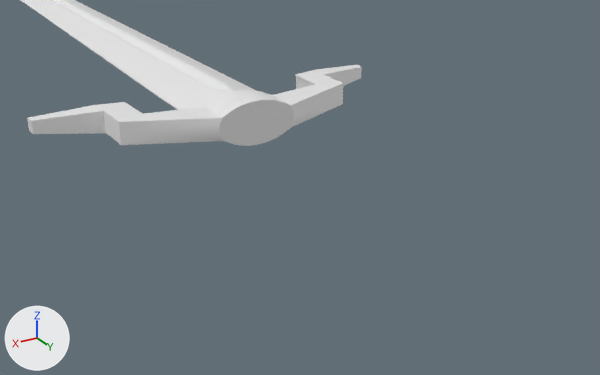
Before and after pictures for a commit that changed the Blender file Sword.blend.
Rendered twice from a 50 mm camera at (18.4, 80.5, 13.3) aimed at (1.6, 52.6, -0.6). Arrows for +X, +Y and +Z are at lower left; the lights stay in place.
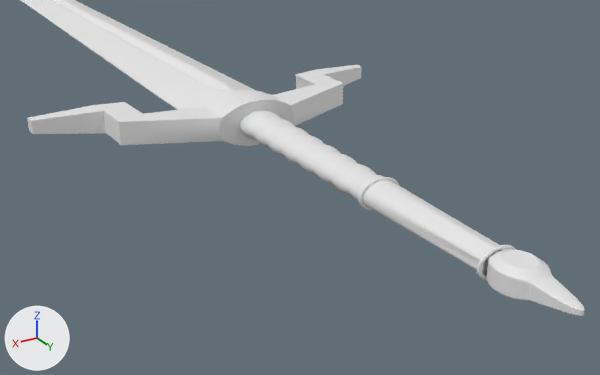
Where the change shows, as pixel boxes [x1, y1, x2, y2] in the pictures (600 x 375 px):
'Cylinder.002', added: after [363, 180, 508, 275]
'Cylinder.001', added: after [240, 110, 383, 202]
'Cylinder.003', added: after [487, 249, 585, 316]
'Torus.001', added: after [476, 245, 515, 280]
'Torus', added: after [358, 177, 399, 211]

Diff of the bpy script that builds the scene:
```diff
--- a/Sword.blend.py
+++ b/Sword.blend.py
@@ me_cylinder_003 @@
+me_cylinder_003.from_pydata(...)  # 123 vertices, 120 faces; spans x -1.0..1.0, y -1.0..2.58, z 0.0..1.65
+me_cylinder_003.polygons.foreach_set('use_smooth', [True] * 120)
@@ me_cylinder_002 @@
+me_cylinder_002.from_pydata(...)  # 24 vertices, 12 faces; spans x -0.79..0.79, y -0.79..0.79, z -0.72..1.05
+me_cylinder_002.polygons.foreach_set('use_smooth', [True] * 12)
@@ me_torus_001 @@
+me_torus_001.from_pydata(...)  # a torus around z (ring radius 0.84, tube radius 0.1) spanning x -0.94..0.94, y -0.94..0.94, z 1.34..1.54
+me_torus_001.polygons.foreach_set('use_smooth', [True] * 576)
@@ me_torus @@
+me_torus.from_pydata(...)  # a torus around z (ring radius 0.84, tube radius 0.1) spanning x -0.94..0.94, y -0.94..0.94, z -0.1..0.1
+me_torus.polygons.foreach_set('use_smooth', [True] * 576)
@@ me_cylinder_001 @@
+me_cylinder_001.from_pydata(...)  # 288 vertices, 276 faces; spans x -1.11..1.11, y -1.32..1.32, z -1.0..1.0
+me_cylinder_001.polygons.foreach_set('use_smooth', [True] * 276)
@@ ob_cylinder_003 @@
+ob_cylinder_003 = bpy.data.objects.new('Cylinder.003', me_cylinder_003)
+ob_cylinder_003.location = (0.0, 63.69, 0.0)
+ob_cylinder_003.scale = (0.921, 1.13, 0.367)
+_m = ob_cylinder_003.modifiers.new('Mirror', 'MIRROR')
+_m.use_axis = (False, False, True)
+_m = ob_cylinder_003.modifiers.new('Subdivision', 'SUBSURF')
@@ ob_cylinder_002 @@
+ob_cylinder_002 = bpy.data.objects.new('Cylinder.002', me_cylinder_002)
+ob_cylinder_002.location = (0.0, 60.02, 0.0)
+ob_cylinder_002.rotation_euler = (1.571, 0.0, 0.0)  # degrees (90, 0, 0)
+ob_cylinder_002.scale = (1.12, 0.787, 3.81)
+_m = ob_cylinder_002.modifiers.new('Subdivision', 'SUBSURF')
@@ ob_torus_001 @@
+ob_torus_001 = bpy.data.objects.new('Torus.001', me_torus_001)
+ob_torus_001.location = (0.0, 63.79, 0.0)
+ob_torus_001.rotation_euler = (1.571, 0.0, 0.0)  # degrees (90, 0, 0)
+ob_torus_001.scale = (0.954, 0.668, 0.743)
@@ ob_torus @@
+ob_torus = bpy.data.objects.new('Torus', me_torus)
+ob_torus.location = (0.0, 56.02, 0.0)
+ob_torus.rotation_euler = (1.571, 0.0, 0.0)  # degrees (90, 0, 0)
+ob_torus.scale = (1.06, 0.744, 0.829)
@@ ob_cylinder_001 @@
+ob_cylinder_001 = bpy.data.objects.new('Cylinder.001', me_cylinder_001)
+ob_cylinder_001.location = (0.0, 51.0, 0.0)
+ob_cylinder_001.rotation_euler = (1.571, 0.0, 0.0)  # degrees (90, 0, 0)
+ob_cylinder_001.scale = (1.0, 0.62, 5.3)
+_m = ob_cylinder_001.modifiers.new('Subdivision', 'SUBSURF')
+_m.levels = 2
```
